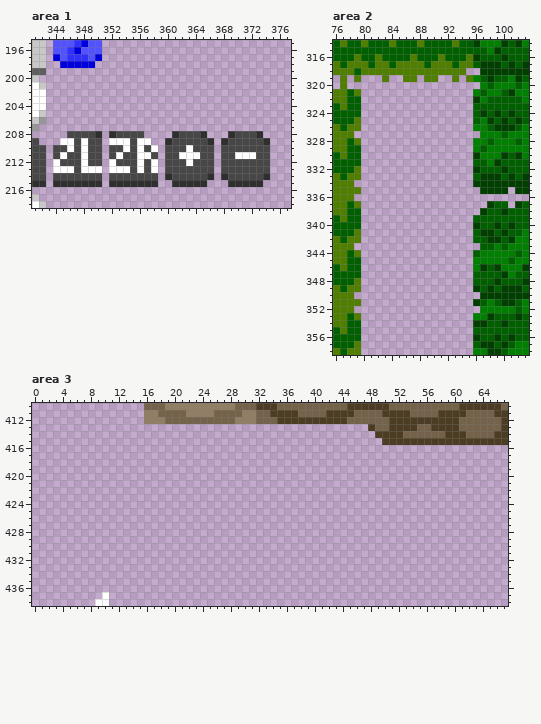
File history of a pixel-art file, assets/JADEFRAC_WIP.ase. Above: the version before the commit.
512x512 pixels, 1 frame. Shown: area 1: x 341..377, y 195..218; area 2: x 76..103, y 314..358; area 3: x 0..67, y 410..438. The commit also changed other parts of the picture, which this record leaves out.
The same view after the edit:
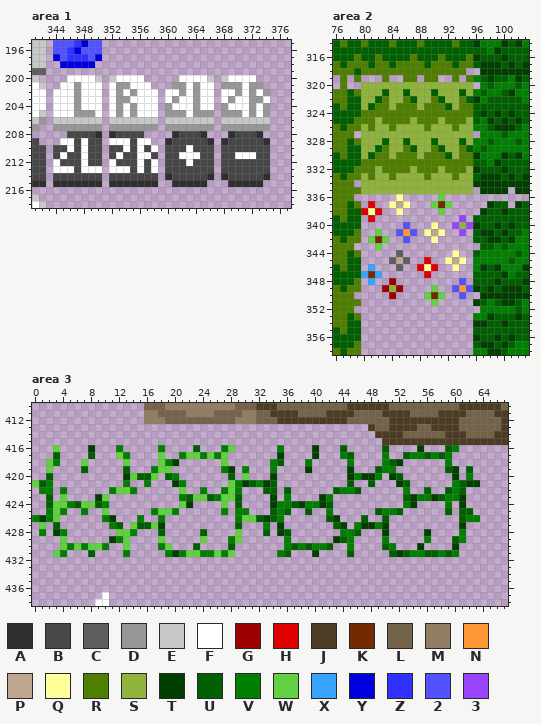
Palette (. is transparent): A #2f2f2f  B #474747  C #5f5f5f  D #979797  E #c8c8c8  F #ffffff  G #9f0000  H #df0000  J #4b3c23  K #752900  L #75624a  M #927d65  N #ff9736  P #bfa78f  Q #ffff99  R #507f00  S #90b33d  T #003f00  U #006000  V #007f00  W #61d041  X #37a5ff  Y #0000df  Z #3131ff  2 #5252ff  3 #9844ff
Edits made:
Area 1:
y 200: x 346..350 ..... -> FFFFE; x 352..356 ..... -> EFFFF; x 362..366 ..... -> FFFFE; x 368..372 ..... -> EFFFF
y 201: x 345..350 ...... -> FFDFFF; x 352..357 ...... -> FDDFFF; x 361..366 ...... -> DDFDFF; x 368..373 ...... -> DDDFDD
y 202: x 344..350 ....... -> FFFDFFF; x 352..358 ....... -> FDFDFFF; x 360..366 ....... -> FFDFDFF; x 368..374 ....... -> FFDFDFD
y 203: x 344..350 ....... -> FFFDFFF; x 352..358 ....... -> FDDFFFF; x 360..366 ....... -> FDFFDFF; x 368..374 ....... -> FDFFDDF
y 204: x 344..350 ....... -> FFFDFFF; x 352..358 ....... -> FDFDFFF; x 360..366 ....... -> DFFFDFF; x 368..374 ....... -> DFFFDFD
y 205: x 344..350 ....... -> FFFDDDF; x 352..358 ....... -> FDFDFFF; x 360..366 ....... -> DDDFDDD; x 368..374 ....... -> DDDFDFD
y 206: x 344..350 ....... -> EEEEEEE; x 352..358 ....... -> EEEEEEE; x 360..366 ....... -> EEEEEEE; x 368..374 ....... -> EEEEEEE
y 207: x 344..350 ....... -> DDDDDDD; x 352..358 ....... -> DDDDDDD; x 360..366 ....... -> DDDDDDD; x 368..374 ....... -> DDDDDDD
Area 2:
y 320: x 80..95 ................ -> SSSSSSSSSSSSSSSS
y 321: x 80..95 ................ -> SSSUSSUSSSUSSSUS
y 322: x 80..95 ................ -> SSURSSRUSSRUSSRU
y 323: x 80..95 ................ -> SURRSRRRSRRRUSRR
y 324: x 80..95 ................ -> RRRRRRRRRRRRRRRR
y 325: x 80..95 ................ -> RRSRRRRSRRRSRRRS
y 326: x 80..95 ................ -> SRSSRSSSSRSSSRSS
y 327: x 80..95 ................ -> SSSSSSSSSSSSSSSS
y 328: x 80..95 ................ -> SSSUSSUSSSUSSSUS
y 329: x 80..95 ................ -> SSURSSRUSSRUSSRU
y 330: x 80..95 ................ -> SURRSRRRSRRRUSRR
y 331: x 80..95 ................ -> RRRRRRRRRRRRRRRR
y 332: x 80..95 ................ -> RRSRRRRSRRRSRRRS
y 333: x 80..95 ................ -> SRSSRSSSSRSSSRSS
y 334..335: x 80..95 ................ -> SSSSSSSSSSSSSSSS
y 336: x 85 . -> Q; x 91 . -> W
y 337: x 81 . -> H; x 84..86 ... -> QPQ; x 90..92 ... -> WKW
y 338: x 80..82 ... -> HQH; x 85 . -> Q; x 91 . -> W
y 339: x 81 . -> H; x 94 . -> 3
y 340: x 86 . -> 2; x 90 . -> Q; x 93..95 ... -> 3S3
y 341: x 82 . -> W; x 85..87 ... -> 2N2; x 89..91 ... -> QPQ; x 94 . -> 3
y 342: x 81..83 ... -> WKW; x 86 . -> 2; x 90 . -> Q
y 343: x 82 . -> W
y 344: x 85 . -> C; x 93 . -> Q
y 345: x 84..86 ... -> CPC; x 89 . -> H; x 92..94 ... -> QPQ
y 346: x 81 . -> X; x 85 . -> C; x 88..90 ... -> HQH; x 93 . -> Q
y 347: x 80..82 ... -> XKX; x 89 . -> H
y 348: x 81 . -> X; x 84 . -> G; x 94 . -> 2
y 349: x 83..85 ... -> GSG; x 90 . -> W; x 93..95 ... -> 2N2
y 350: x 84 . -> G; x 89..91 ... -> WKW; x 94 . -> 2
y 351: x 90 . -> W
Area 3:
y 416: x 3 . -> W; x 8 . -> T; x 12 . -> V; x 18 . -> V; x 23 . -> U; x 27..28 .. -> VW; x 35 . -> V; x 40 . -> T; x 44 . -> U; x 50 . -> U; x 55 . -> T; x 59..60 .. -> UV
y 417: x 3 . -> U; x 8 . -> U; x 12..13 .. -> WV; x 18 . -> W; x 21..27 ....... -> VWWVWVW; x 35 . -> T; x 40 . -> T; x 44..45 .. -> VU; x 50 . -> V; x 53..59 ....... -> UVVUVUV
y 418: x 2..3 .. -> WV; x 7 . -> W; x 13 . -> W; x 18..20 ... -> WVT; x 27 . -> W; x 34..35 .. -> VU; x 39 . -> V; x 45 . -> V; x 50..52 ... -> VUT; x 59 . -> V
y 419: x 2 . -> W; x 7 . -> U; x 13 . -> U; x 17..19 ... -> VWW; x 27..28 .. -> VT; x 30 . -> V; x 34 . -> V; x 39 . -> T; x 45 . -> T; x 49..51 ... -> UVV; x 59..60 .. -> UT; x 62 . -> U
y 420: x 2 . -> U; x 13..17 ..... -> TWUUW; x 19..20 .. -> UV; x 28 . -> U; x 30 . -> W; x 34 . -> T; x 45..49 ..... -> TVTTV; x 51..52 .. -> TU; x 60 . -> T; x 62 . -> V
y 421: x 0..2 ... -> WUV; x 13 . -> V; x 16 . -> V; x 20..21 .. -> TV; x 28..34 ....... -> WVTUVTU; x 45 . -> U; x 48 . -> U; x 52..53 .. -> TU; x 60..63 .... -> VUTT
y 422: x 1..2 .. -> VV; x 4 . -> V; x 11..14 .... -> VWWV; x 21 . -> W; x 24 . -> V; x 27..29 ... -> VWV; x 33..34 .. -> UU; x 36 . -> U; x 43..46 .... -> UVVU; x 53 . -> V; x 56 . -> U; x 59..61 ... -> UVU
y 423: x 2 . -> U; x 4 . -> W; x 9..10 .. -> TW; x 21..29 ......... -> VUWWUVWWU; x 34 . -> T; x 36 . -> V; x 41..42 .. -> TV; x 53..61 ......... -> UTVVTUVVT
y 424: x 2..10 ......... -> UWWVUWWUV; x 21..22 .. -> WT; x 27 . -> W; x 29 . -> U; x 34..42 ......... -> TVVUTVVTU; x 53..54 .. -> VT; x 59 . -> V; x 61 . -> T
y 425: x 2..4 ... -> VWV; x 7 . -> V; x 10 . -> W; x 17..20 .... -> VWWV; x 27 . -> V; x 29..30 .. -> VV; x 34..36 ... -> UVU; x 39 . -> U; x 42 . -> V; x 49..52 .... -> UVVU; x 59 . -> U; x 61..62 .. -> UU
y 426: x 0..3 .... -> VTVW; x 10..11 .. -> VT; x 15 . -> V; x 18 . -> V; x 29..35 ....... -> VWWUTUV; x 42..43 .. -> UT; x 47 . -> U; x 50 . -> U; x 61..63 ... -> UVV
y 427: x 1 . -> W; x 3 . -> U; x 11..12 .. -> VU; x 14..18 ..... -> WUUWT; x 29 . -> U; x 33 . -> V; x 35 . -> T; x 43..44 .. -> UT; x 46..50 ..... -> VTTVT; x 61 . -> T
y 428: x 1 . -> V; x 3..4 .. -> TV; x 12..14 ... -> WWV; x 18 . -> U; x 24 . -> U; x 29 . -> W; x 33 . -> U; x 35..36 .. -> TU; x 44..46 ... -> VVU; x 50 . -> T; x 56 . -> T; x 61 . -> V
y 429: x 4 . -> W; x 11..13 ... -> TVW; x 18 . -> W; x 24 . -> W; x 28..29 .. -> VW; x 36 . -> V; x 43..45 ... -> TUV; x 50 . -> V; x 56 . -> V; x 60..61 .. -> UV
y 430: x 4..10 ....... -> WVWVWWV; x 13 . -> W; x 18..19 .. -> VW; x 23 . -> U; x 28 . -> U; x 36..42 ....... -> VUVUVVU; x 45 . -> V; x 50..51 .. -> UV; x 55 . -> T; x 60 . -> T
y 431: x 3..4 .. -> WV; x 8 . -> U; x 13 . -> V; x 19..28 .......... -> VTVWWVVWVW; x 35..36 .. -> VU; x 40 . -> T; x 45 . -> U; x 51..60 .......... -> UTUVVUUVUV
